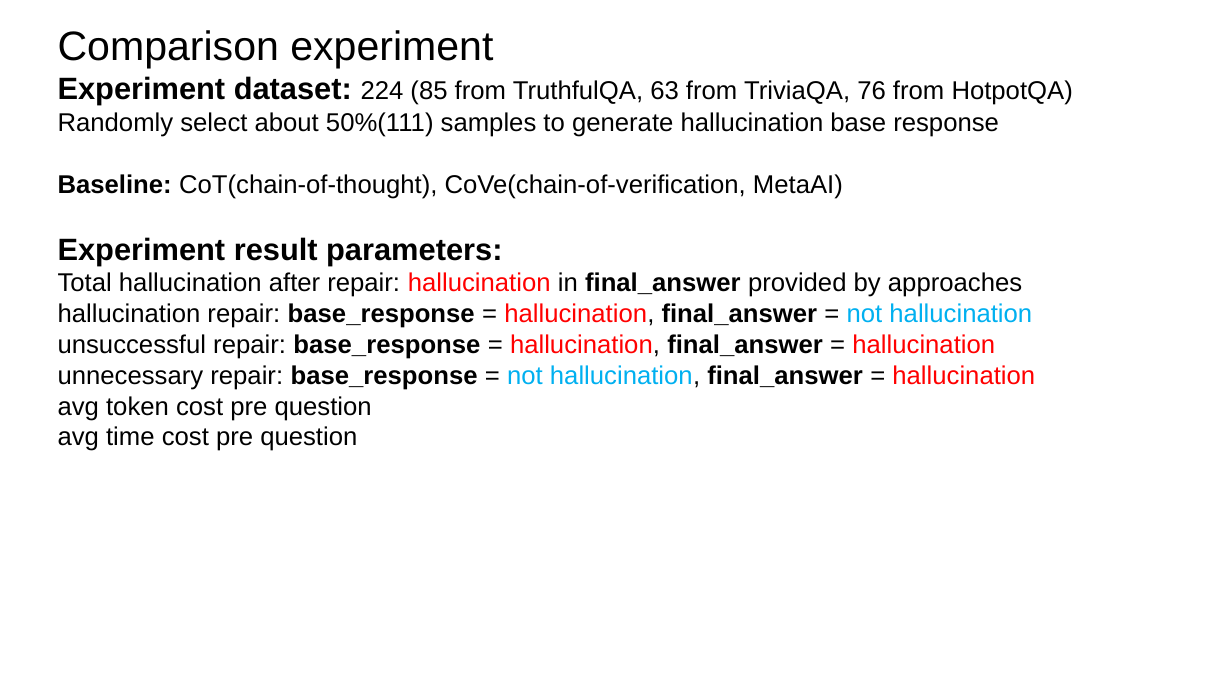
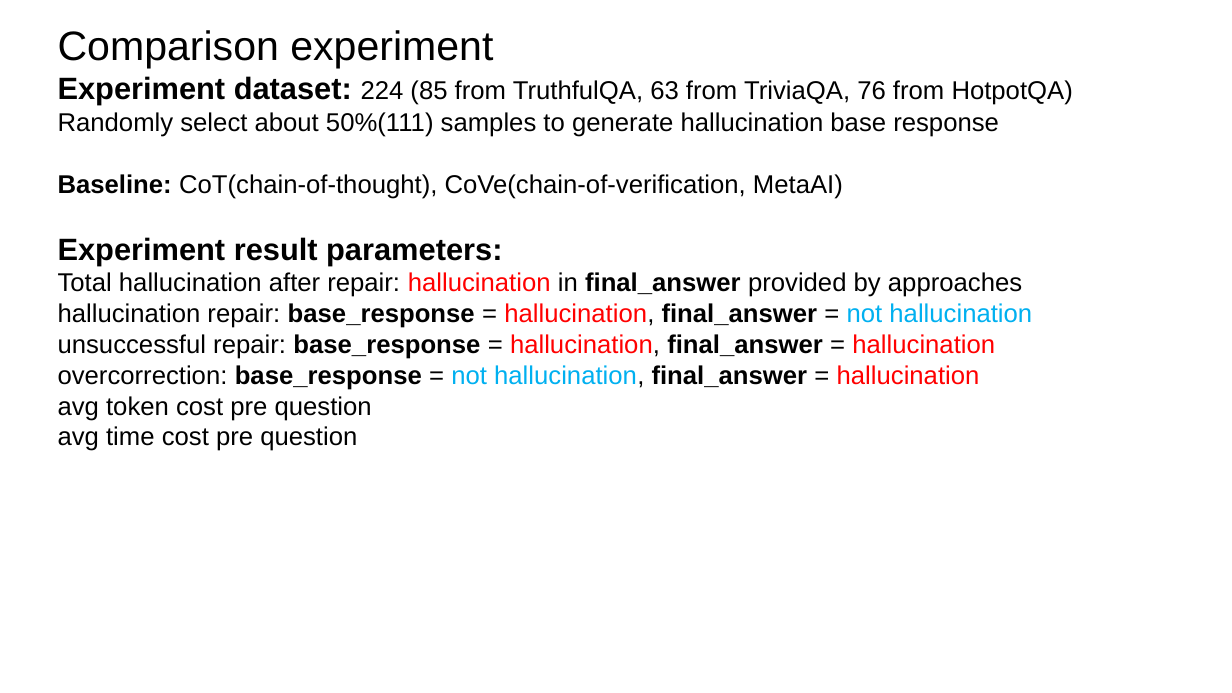
Before and after one commit to zbybr/LLMHalluMiti, a slide deck: slide 3 of slides/20251113.pptx. Drawn at 1232x693 pixels with LibreOffice and Linux fonts; fonts in the diff are those of the drawing. Boxes give left, top, right and bottom in pixels: in the first picture for what was removed or moved away, otherwise in the second. Text is boxed around its words. In the diff, an @@ line names an element or a change of style, - is before the commit and + after.

Commit message:
Add accuracy and overcorrection figures and scripts
Added new Python scripts and generated PNGs for accuracy and overcorrection bar charts in test/stat/. Renamed bar_chart_square.png and figure.py to recheck_hallucination.png and recheck_hallucination_figure.py, updating the script to match. Updated data.xlsx and slides/20251113.pptx to reflect new results.

```diff
--- a/slides/20251113.pptx
+++ b/slides/20251113.pptx
@@ text at (58, 365, 980, 390): text changed @@
-unnecessary repair: base_response = not hallucination, final_answer = hallucination
+overcorrection: base_response = not hallucination, final_answer = hallucination
```
Also in this commit, not shown: 1 slide added, 1 slide removed, 7 other files.
